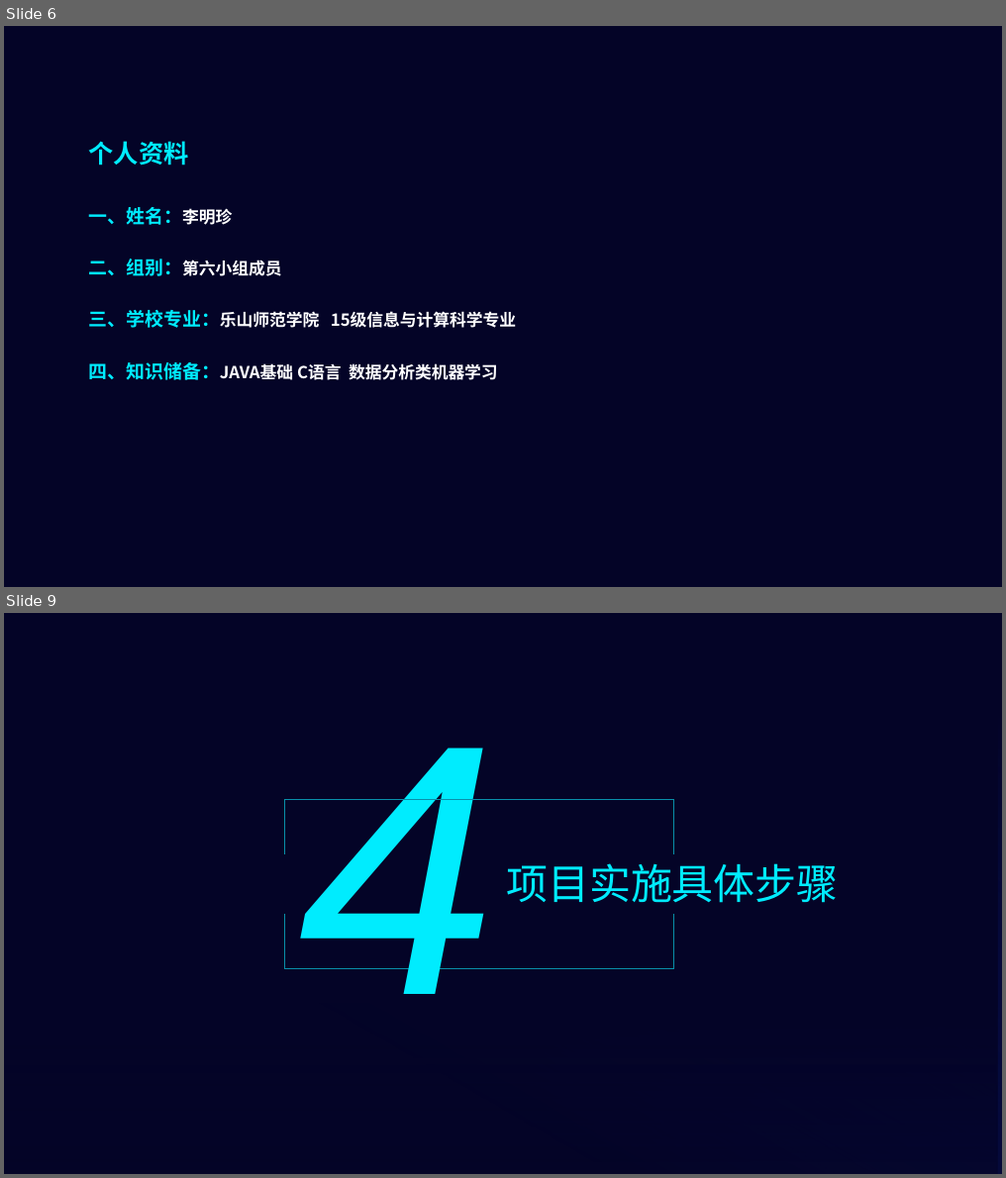
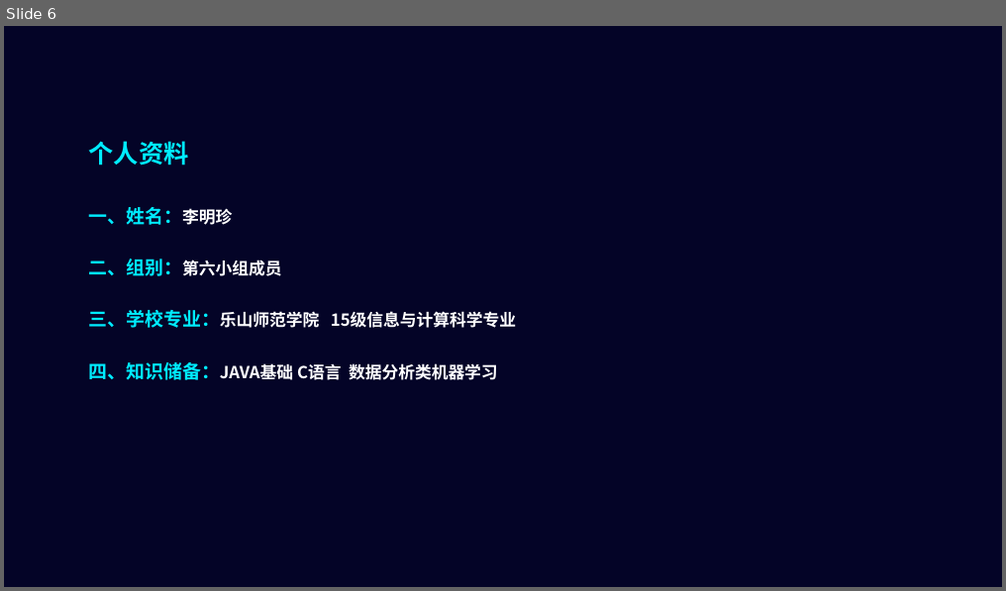
Before and after one commit to lioming/bigdat_exe, a slide deck: 五天天气查询项目答辩_李明珍_6组.pptx. Shown one above the other, each under a label of ours: slides 6 and 9 before the commit, slide 6 after it; the slides between them are not shown. The pictures are 1006x1178 and 1006x591 pixels, drawn with LibreOffice and Linux fonts; fonts in the diff are those of the drawing; background and template pictures are left out. Boxes give left, top, right and bottom in pixels: in the first picture for what was removed or moved away, otherwise in the second. Text is boxed around its words. In the diff, an @@ line names an element or a change of style, - is before the commit and + after.

```diff
--- a/五天天气查询项目答辩_李明珍_6组.pptx
+++ b/五天天气查询项目答辩_李明珍_6组.pptx
@@ slide 9 removed at <box>4,613,1002,1174</box>, background picture (left out) @@
@@ rectangle removed at <box>4,614,1002,1174</box> @@
@@ rectangle removed at <box>4,614,998,1174</box> @@
@@ text removed at <box>298,748,497,994</box> @@
-4
@@ line removed from (285, 799) to (674, 799) @@
@@ line removed from (285, 799) to (285, 854) @@
@@ line removed from (674, 799) to (674, 854) @@
@@ text removed at <box>506,863,839,903</box> @@
-项目实施具体步骤
@@ line removed from (285, 969) to (285, 915) @@
@@ line removed from (674, 969) to (674, 915) @@
@@ line removed from (285, 969) to (674, 969) @@
```
Also in this commit, not shown: 7 slides changed, 4 slides added, 1 other slide removed.
